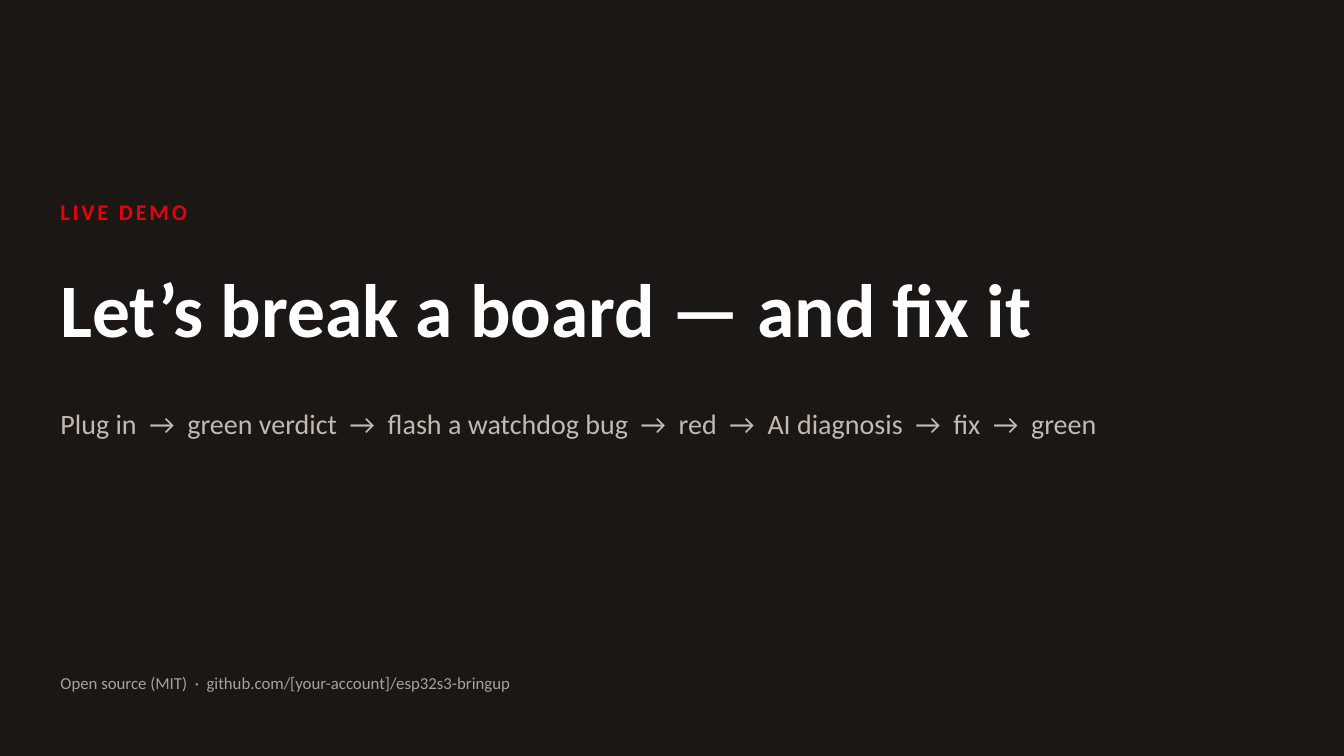
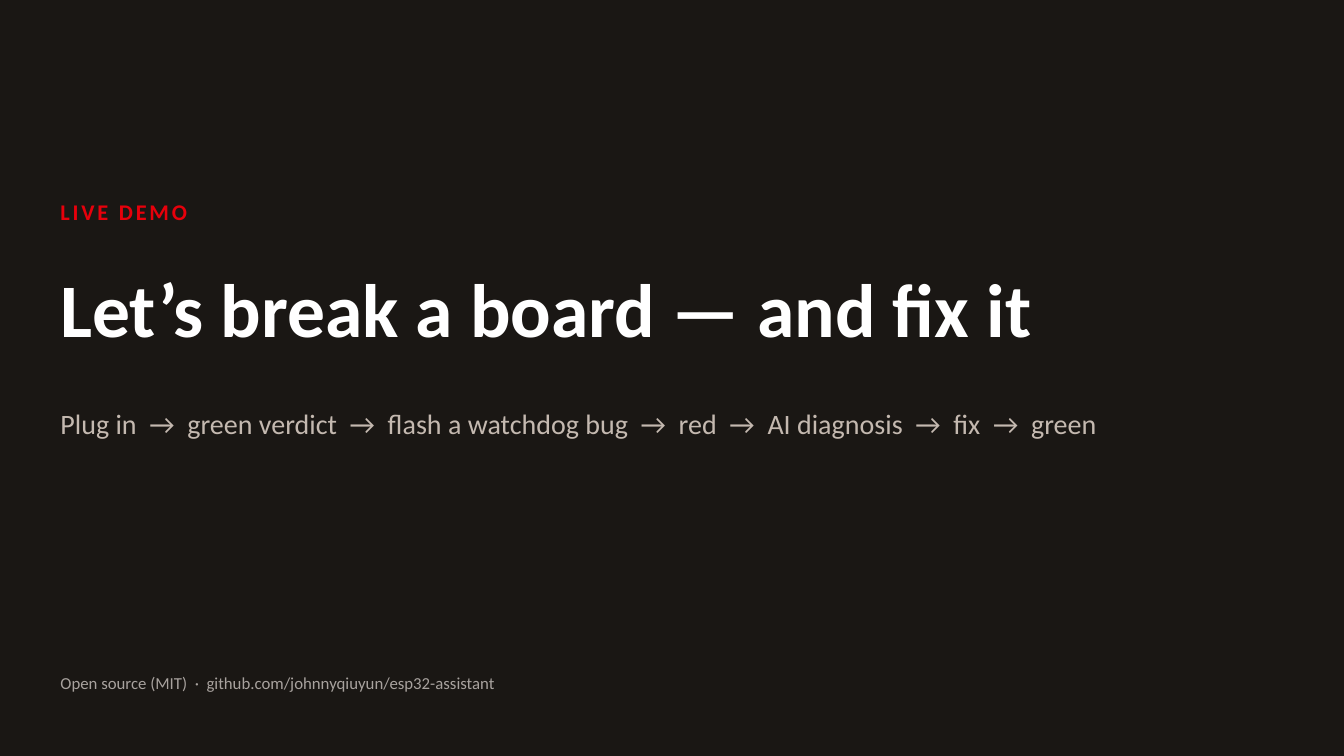
Before and after one commit to johnnyqiuyun/esp32-assistant, a slide deck: slide 10 of docs/ESP32-Assistant.pptx. Drawn at 1344x756 pixels with LibreOffice and Linux fonts; fonts in the diff are those of the drawing. Boxes give left, top, right and bottom in pixels: in the first picture for what was removed or moved away, otherwise in the second. Text is boxed around its words. In the diff, an @@ line names an element or a change of style, - is before the commit and + after.

```diff
--- a/docs/ESP32-Assistant.pptx
+++ b/docs/ESP32-Assistant.pptx
@@ text at [60, 677, 495, 692]: text changed @@
-Open source (MIT) · github.com/[your-account]/esp32s3-bringup
+Open source (MIT) · github.com/johnnyqiuyun/esp32-assistant
```
Also in this commit, not shown: 4 other files.
